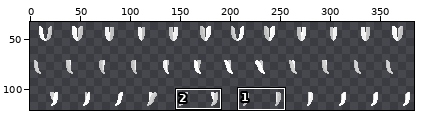
One commit to this sprite sheet: Resources/Textures/SS220/Mobs/Customization/Felinid/felinid_tails.rsi/felinid_tail_pair.png. The picture above shows the old version from afar; the outline marks the close-up.
Close-up. Before the commit:
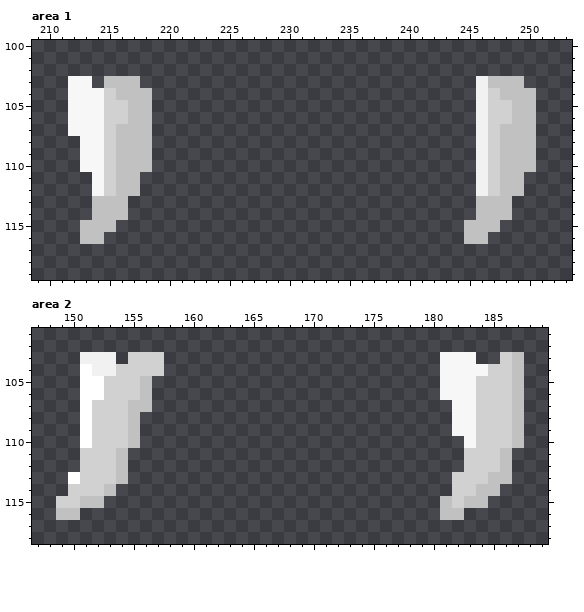
The file is 384x128 pixels. Colours within 5 levels of each other are drawn and written as one. Shown: area 1: x 209..253, y 100..119; area 2: x 147..189, y 101..118. The wide view leaves out empty margins. The commit also changed other parts of the picture, which this record leaves out.
Now the later version:
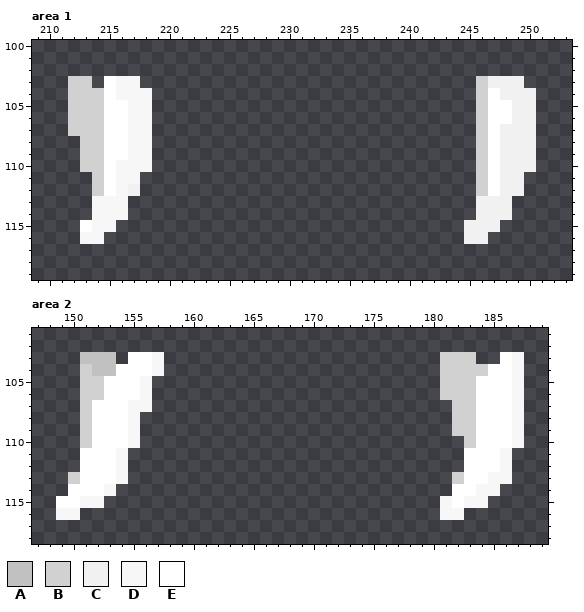
Palette (. is transparent): A #c1c1c1  B #d1d1d1  C #f1f1f1  D #f7f7f7  E #ffffff
Change:
--- area 1
@@ x 209..253 @@
 102 .............................................
-103 ...DD.AAA............................CAAA....
-104 ...DDDBAAA...........................CBAAA...
-105 ...DDDBBAA...........................CBBAA...
-106 ...DDDBBAA...........................CBBAA...
-107 ...DDDBAAA...........................CBAAA...
-108 ....DDBAAA...........................CBAAA...
-109 ....DDBAAA...........................CBAAA...
-110 ....DDBAAA...........................CBAAA...
-111 .....DBAA............................CBAA....
-112 .....DBAA............................CBAA....
-113 .....AAA.............................AAA.....
-114 .....AAA.............................AAA.....
-115 ....AAA.............................AAA......
-116 ....AA..............................AA.......
+103 ...BB.EDD............................BCCC....
+104 ...BBBEDDD...........................BECCC...
+105 ...BBBEEDD...........................BEECC...
+106 ...BBBEEDD...........................BEECC...
+107 ...BBBEEDD...........................BECCC...
+108 ....BBEEDD...........................BECCC...
+109 ....BBEEDD...........................BECCC...
+110 ....BBEDDD...........................BECCC...
+111 .....BEDD............................BECC....
+112 .....BEDC............................BECC....
+113 .....DDD.............................CCC.....
+114 .....DDD.............................CCC.....
+115 ....EDD.............................CCC......
+116 ....DD..............................CC.......
 117 .............................................
--- area 2
@@ x 147..189 @@
 102 ...........................................
-103 ....CCC.BBB.......................DDD..BA..
-104 ....ECCBBBB.......................DDDDBBA..
-105 ....EEBBBA........................DDDBBBA..
-106 ....EEBBBA........................DDDBBBA..
-107 ....EBBBAA.........................DDBBBA..
-108 ....EBBBA..........................DDBBBA..
-109 ....EBBBA..........................DDBBBA..
-110 ....EBBBA...........................DBBBA..
-111 ....BBBA............................BBBA...
-112 ....BBBA............................BBBA...
-113 ...EBBBA...........................BBBAA...
-114 ...BBBA............................BBAA....
-115 ..BBAA............................ABAA.....
-116 ..AA..............................AA.......
+103 ....AAA.EED.......................BBB..ED..
+104 ....BAAEEED.......................BBBBEED..
+105 ....BBEEED........................BBBEEED..
+106 ....BBEEED........................BBBEEED..
+107 ....BEEEDD.........................BBEEED..
+108 ....BEEED..........................BBEEED..
+109 ....BEEED..........................BBEEED..
+110 ....BEEED...........................BEEED..
+111 ....EEED............................EEED...
+112 ....EEED............................EEED...
+113 ...BEEED...........................BEEDD...
+114 ...EEED............................EEDD....
+115 ..EEDD............................DEDD.....
+116 ..DD..............................DD.......
 117 ...........................................
Pixel boxes of the changes (left, top, right, bottom) in both close-ups:
changed: (68, 76, 152, 244)
changed: (464, 76, 536, 244)
changed: (56, 352, 164, 520)
changed: (440, 352, 524, 520)
